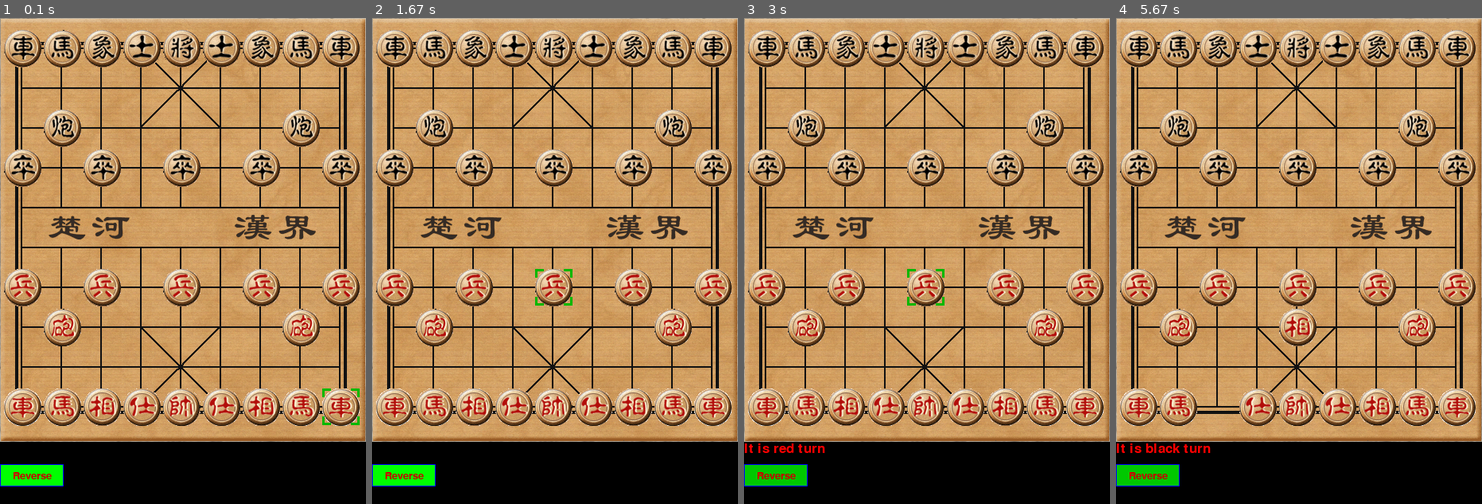
Above: before the commit, frames 1-4 (left to right).
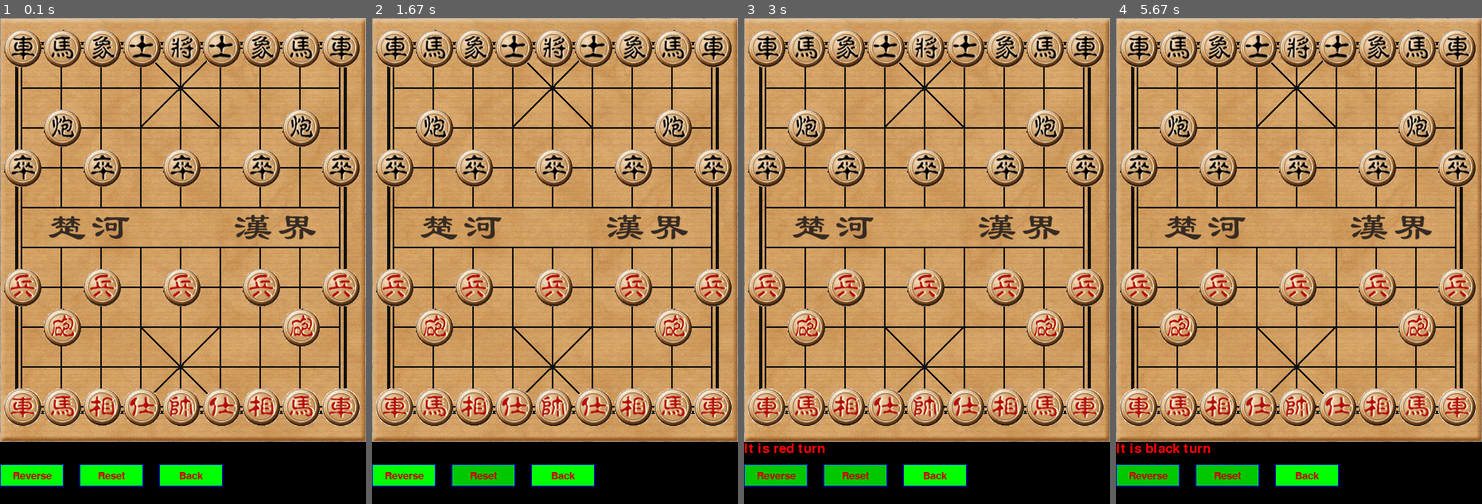
Above: after the commit, the same moments.

Repository: hbuxiaofei/pygame-chess
Game: pygame game, started from main.py
Two runs of this game, one before a commit and one after it. Both use one fixed random seed, a clock stepped at 60 frames per second and the inputs below.
Inputs (mouse positions are in pixels of both pictures, inside the frame that each line leads up to):
- Up to frame 1 (0.1 s): no input
- Up to frame 2 (1.67 s): click (540, 280) at 0.38 s; click (481, 474) at 0.72 s, where only the run after the commit has a clickable "Reset"; press the mouse at (481, 474) at 1.03 s; move the mouse to (587, 460) at 1.13 s; release the mouse at (694, 445) at 1.27 s; click (562, 474) at 1.38 s, where only the run after the commit has a clickable "Back"
- Up to frame 3 (3 s): click (945, 149) at 1.88 s; press the mouse at (776, 474) at 2.7 s; move the mouse to (864, 431) at 2.8 s; release the mouse at (956, 382) at 2.93 s
- Up to frame 4 (5.67 s): press the mouse at (1306, 474) at 3.03 s; move the mouse to (1320, 333) at 3.13 s; release the mouse at (1335, 192) at 3.27 s; click (1222, 299) at 3.38 s; press the mouse at (1222, 299) at 3.7 s; move the mouse to (1262, 358) at 3.8 s; release the mouse at (1306, 416) at 3.93 s; click (1236, 416) at 4.05 s; press the mouse at (1148, 474) at 4.37 s; move the mouse to (1218, 411) at 4.47 s; release the mouse at (1291, 343) at 4.6 s; press the mouse at (1306, 474) at 4.7 s; move the mouse to (1244, 435) at 4.8 s; release the mouse at (1181, 392) at 4.93 s; click (1306, 474) at 5.55 s, where only the run after the commit has a clickable "Back"

The runs differ from the first frame. In frame 1, 1.7% of the frame differs, in the area x 21-99%, y 76-97%; in frame 2, 1.7%; in frame 3, 1.7%; in frame 4, 2.7%, in the area x 21-61%, y 59-97%.

Commit message:
support Back and Reset
Signed-off-by: lilei <hbu_lilei@163.com>

Diff:
--- a/Button.py
+++ b/Button.py
@@ -74,12 +74,29 @@
     btn_list = get_button_list()
     btn_list.clear()
 
-    # 翻转棋盘
+    # 翻转棋盘按钮
     btn = GuiButton(win, board, "Reverse", 0, 560, 80, 28, cb_reverse_board, board)
+    btn_list.append(btn)
 
+    # 重置棋盘按钮
+    btn = GuiButton(win, board, "Reset", 100, 560, 80, 28, cb_reset_board, board)
+    btn_list.append(btn)
+
+    # 回退按钮
+    btn = GuiButton(win, board, "Back", 200, 560, 80, 28, cb_back_board, board)
     btn_list.append(btn)
 
 
 def cb_reverse_board(board=None):
     if board != None:
         board.reverseBoard()
+
+
+def cb_reset_board(board=None):
+    if board != None:
+        board.resetBorad()
+
+
+def cb_back_board(board=None):
+    if board != None:
+        board.backBorad()
--- a/ChessBoard.py
+++ b/ChessBoard.py
@@ -7,6 +7,7 @@
 from ChessGlobal import *
 from Chessman import *
 import Button
+import Structure
 
 
 # 棋盘最大行
@@ -43,19 +44,24 @@
         self.curStepColor = CHESSMAN_COLOR_RED
 
         # 行位置
-        self.curRow = BOARD_MAX_ROW
+        self.curRow = -1
 
         # 列位置
-        self.curCol = BOARD_MAX_COL
+        self.curCol = -1
 
         # 提示的文本
         self.tipInfo = ''
+
+        # 保存步骤栈
+        self.stack = Structure.Stack()
 
         self.groundImg, rc = load_image("./BMP/ground.bmp")
         self.markImg, rc = load_image("./BMP/curPos.bmp", 0xffffff)
         self.resetBorad()
 
     def reverseBoard(self):
+        """ 反转棋盘 """
+
         board_tmp = copy.deepcopy(self.board)
         self.board.clear()
         for key in board_tmp.keys():
@@ -71,12 +77,13 @@
         self.curCol = BOARD_MAX_COL - self.curCol
 
     def resetBorad(self):
-        ''' 重置棋盘 '''
+        """ 重置棋盘 """
 
         self.moveSteps = 0
         self.curStepColor = CHESSMAN_COLOR_RED
-        self.curRow = BOARD_MAX_ROW
-        self.curCol = BOARD_MAX_COL
+        self.curRow = -1
+        self.curCol = -1
+        self.stack.destroy()
         self.board = {
                 (9, 8):Chessman(CHESSMAN_KIND_JU, CHESSMAN_COLOR_RED,      9, 8),
                 (9, 7):Chessman(CHESSMAN_KIND_MA, CHESSMAN_COLOR_RED,      9, 7),
@@ -111,6 +118,16 @@
                 (3, 2):Chessman(CHESSMAN_KIND_BING, CHESSMAN_COLOR_BLACK,  3, 2),
                 (3, 0):Chessman(CHESSMAN_KIND_BING, CHESSMAN_COLOR_BLACK,  3, 0),
                 }
+
+    def backBorad(self):
+        """ 回退棋盘 """
+        if self.stack.size() == 1:
+            self.resetBorad()
+        elif self.stack.size() >= 2:
+            self.board.clear()
+            # 回退两步
+            self.stack.pop()
+            self.board = self.stack.pop()
 
     def chessmanChoose(self, row, col):
         ''' 选中棋子 '''
@@ -286,6 +303,9 @@
                     return 0
 
             # 成功走棋
+            board_save = copy.deepcopy(self.board)
+            self.stack.push(board_save)
+
             self.board[(rowTo, colTo)] = chessman
             chessman.row = rowTo
             chessman.col = colTo
--- /dev/null
+++ b/Structure.py
@@ -0,0 +1,26 @@
+# -*- coding: utf-8 -*-
+
+
+class Stack(object):
+    """ 栈的抽象数据结构
+    """
+    def __init__(self):
+        self.items = []
+
+    def isEmpty(self):
+        return self.items == []
+
+    def push(self, item):
+        self.items.append(item)
+
+    def pop(self):
+        return self.items.pop()
+
+    def peek(self):
+        return self.items[-1]
+
+    def size(self):
+        return len(self.items)
+
+    def destroy(self):
+        self.items.clear()
--- a/main.py
+++ b/main.py
@@ -23,8 +23,6 @@
 
     chessbord.redrawBorad()
 
-    curRow = BOARD_MAX_ROW
-    curCol = BOARD_MAX_COL
     mainloop = True
 
     # 事件循环
@@ -45,9 +43,9 @@
                 (xPos, yPos) = pygame.mouse.get_pos()
                 mouse = pygame.mouse.get_pressed()
                 if not mouse[0]:
-                    curRow = (yPos - BOARD_TOP) // BOARD_GAP
-                    curCol = (xPos - BOARD_LEFT) // BOARD_GAP
-                    moveResult = chessbord.moveChess(curRow, curCol)
+                    row = (yPos - BOARD_TOP) // BOARD_GAP
+                    col = (xPos - BOARD_LEFT) // BOARD_GAP
+                    moveResult = chessbord.moveChess(row, col)
                 Button.process((xPos, yPos), mouse)
             else:
                 print("press othre key: %s" % event.type)
